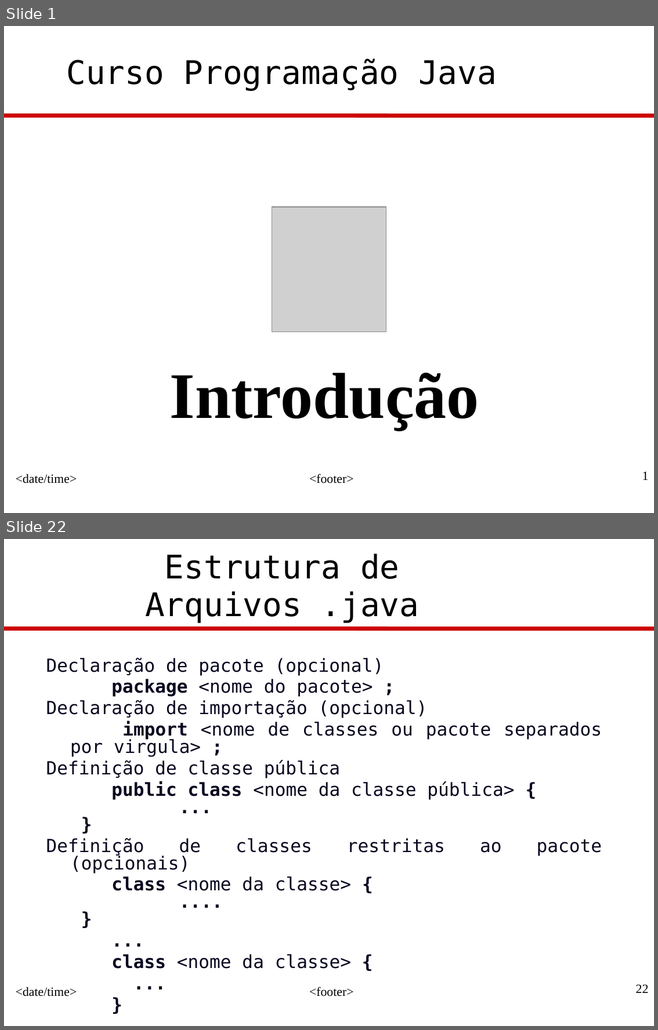
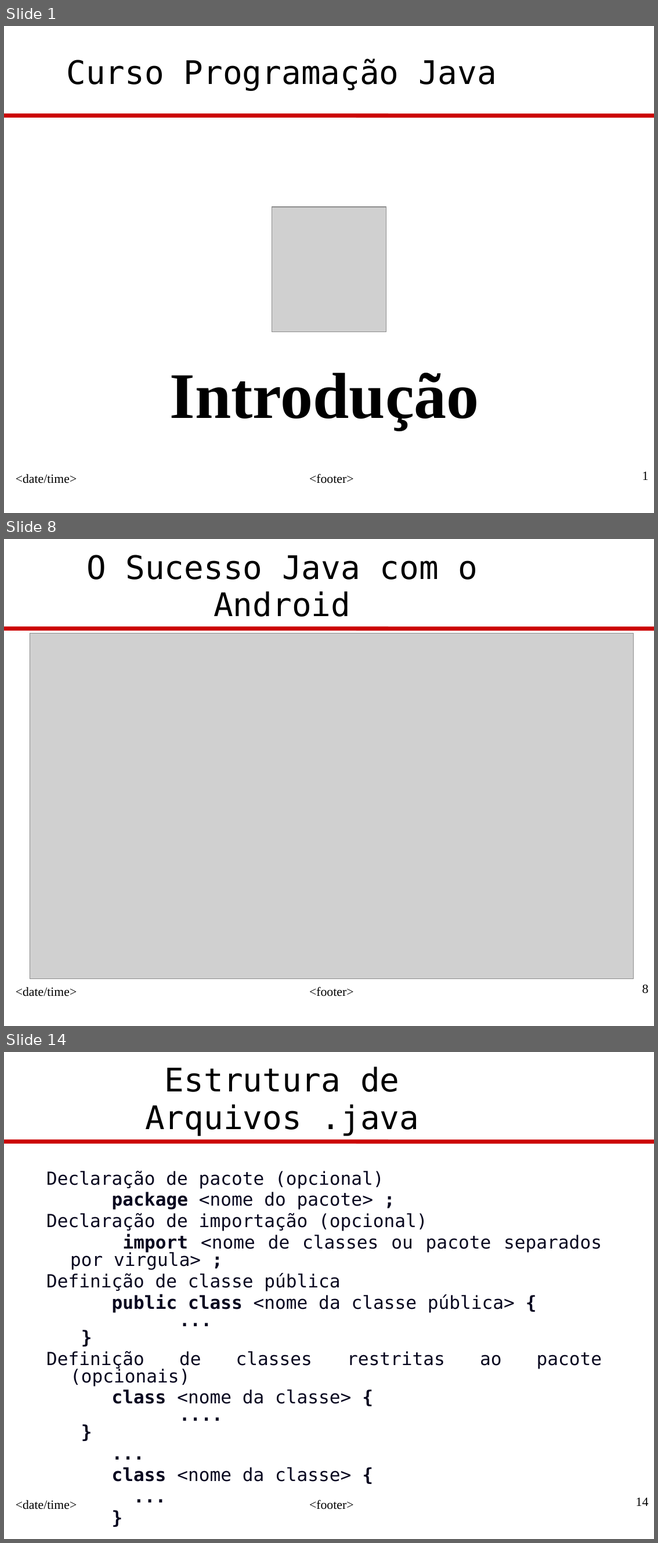
Before and after one commit to eaoliveira/DSJ-N1602, a slide deck: Professor/src/introducao/JavaProg-1-Introducao.ppt. Shown one above the other, each under a label of ours: slides 1 and 22 before the commit, slides 1, 8 and 14 after it; the slides between them are not shown. The pictures are 658x1030 and 658x1543 pixels, drawn with LibreOffice and Linux fonts; fonts in the diff are those of the drawing; grey boxes stand for pictures; background and template pictures are left out. Boxes give left, top, right and bottom in pixels: in the first picture for what was removed or moved away, otherwise in the second. Text is boxed around its words. In the diff, an @@ line names an element or a change of style, - is before the commit and + after.

```diff
--- a/Professor/src/introducao/JavaProg-1-Introducao.ppt
+++ b/Professor/src/introducao/JavaProg-1-Introducao.ppt
@@ slide 8 added at [4, 539, 654, 1026], background #FFFFFF; not listed: 4 template elements that a slide beside it also shows @@
@@ text added at [86, 555, 478, 617], 36 pt, text #000000 @@
+O Sucesso Java com o Android
@@ picture added at [30, 633, 633, 979] @@
@@ what was slide 22 is now slide 14 @@
@@ page number at [636, 1497, 648, 1506]: text changed @@
-22
+14
```
Also in this commit, not shown: 12 slides changed, 7 other slides added, 17 slides removed.
